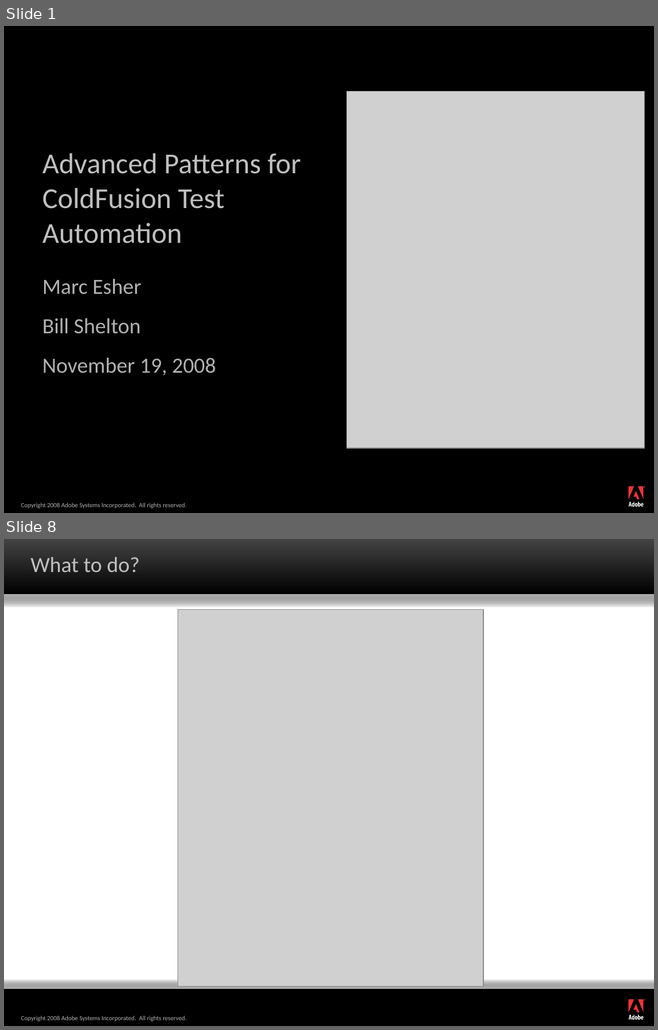
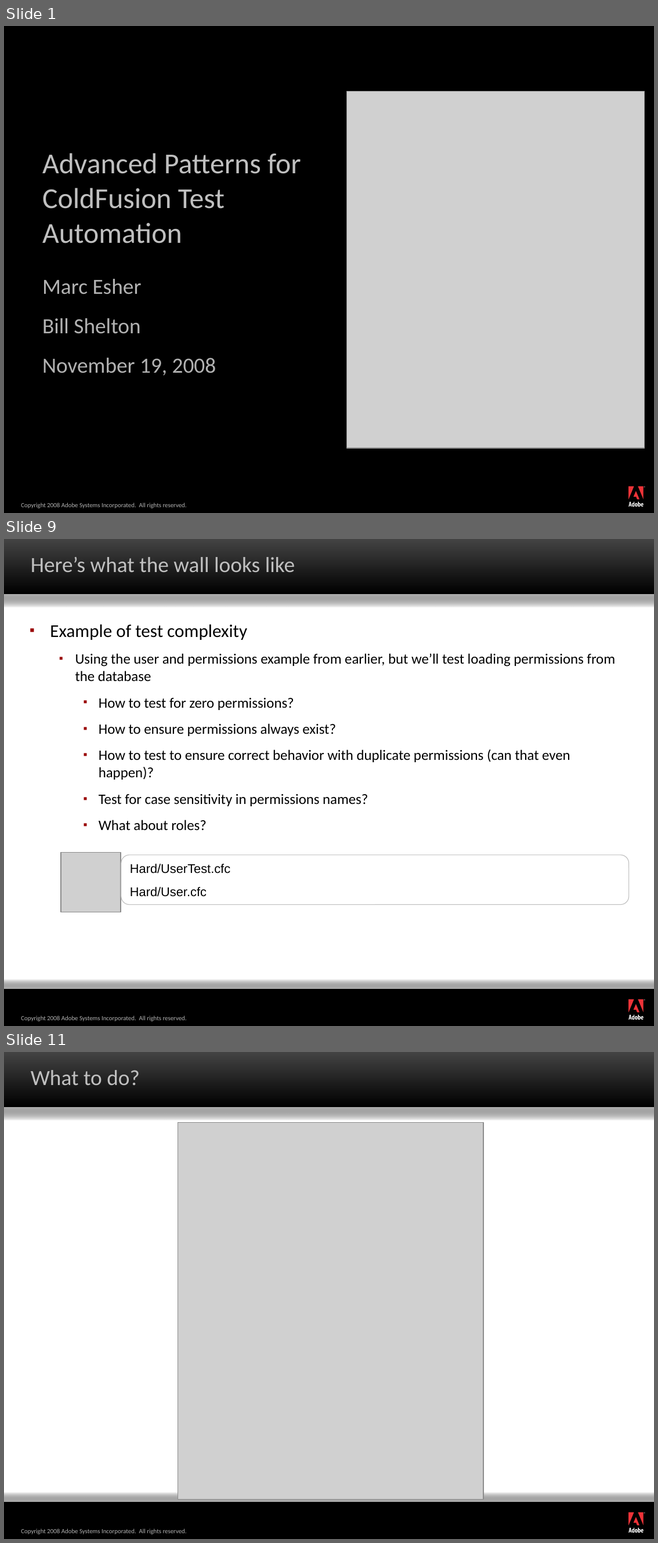
Before and after one commit to marcesher/mxunit-cfmeetups, a slide deck: max08/Marc_Esher_Bill_Shelton_AdvancedPatternsForColdfusionTestAutomation_draft1.ppt. Shown one above the other, each under a label of ours: slides 1 and 8 before the commit, slides 1, 9 and 11 after it; the slides between them are not shown. The pictures are 658x1030 and 658x1543 pixels, drawn with LibreOffice and Linux fonts; fonts in the diff are those of the drawing; grey boxes stand for pictures; background and template pictures are left out. Boxes give left, top, right and bottom in pixels: in the first picture for what was removed or moved away, otherwise in the second. Text is boxed around its words. In the diff, an @@ line names an element or a change of style, - is before the commit and + after.

```diff
--- a/max08/Marc_Esher_Bill_Shelton_AdvancedPatternsForColdfusionTestAutomation_draft1.ppt
+++ b/max08/Marc_Esher_Bill_Shelton_AdvancedPatternsForColdfusionTestAutomation_draft1.ppt
@@ slide 9 added at [4,539,654,1026], background #000000; not listed: 15 template elements that a slide beside it also shows @@
@@ title added at [31,557,295,572], 24 pt, text #C0C0C0 @@
+Here’s what the wall looks like
@@ text added at [50,624,615,831], 16 pt, text #000000 @@
+▪ Example of test complexity
+  ▪ Using the user and permissions example from earlier, but we’ll test loading permissions from the database
+    ▪ How to test for zero permissions?
+    ▪ How to ensure permissions always exist?
+    ▪ How to test to ensure correct behavior with duplicate permissions (can that even happen)?
+    ▪ Test for case sensitivity in permissions names?
+    ▪ What about roles?
@@ picture added at [61,852,121,912] @@
@@ rounded rectangle added at [121,855,628,905], outline #C0C0C0 0.74 pt, 14 pt, text #000000 @@
+Hard/UserTest.cfc
+Hard/User.cfc
@@ what was slide 8 is now slide 11 @@
```
Also in this commit, not shown: 10 slides changed, 7 other slides added, 2 slides removed.
